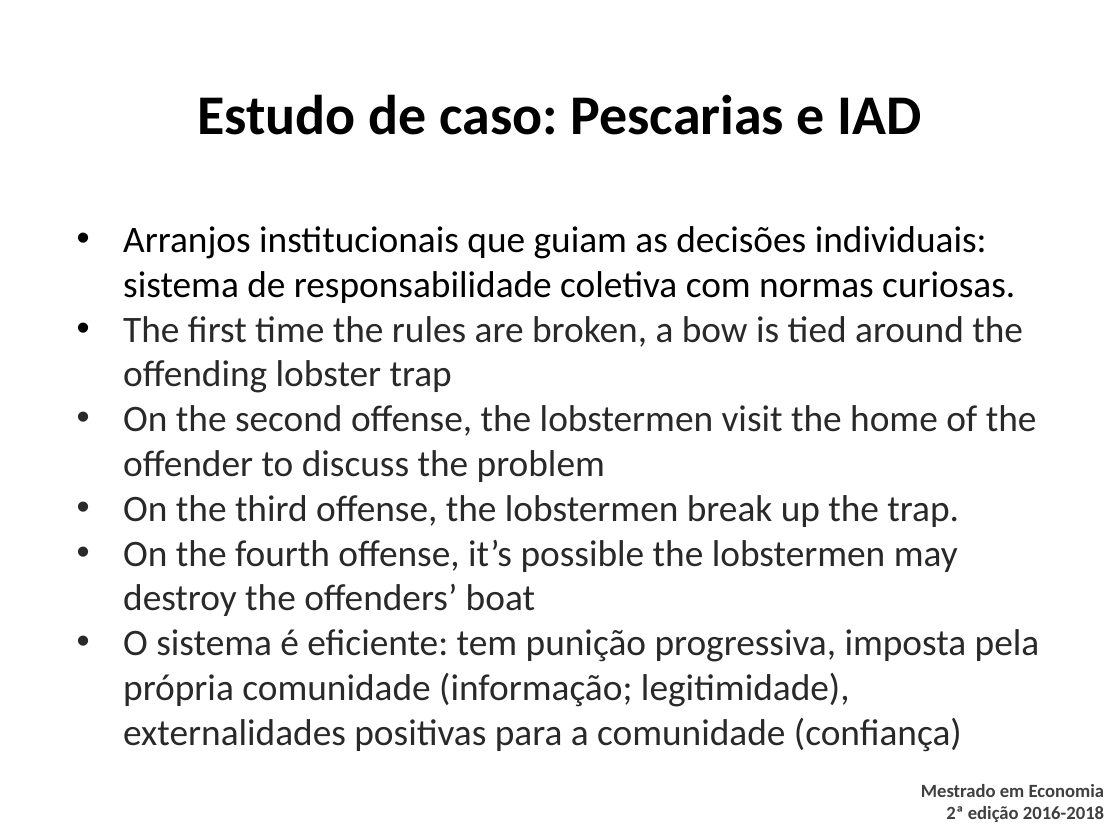
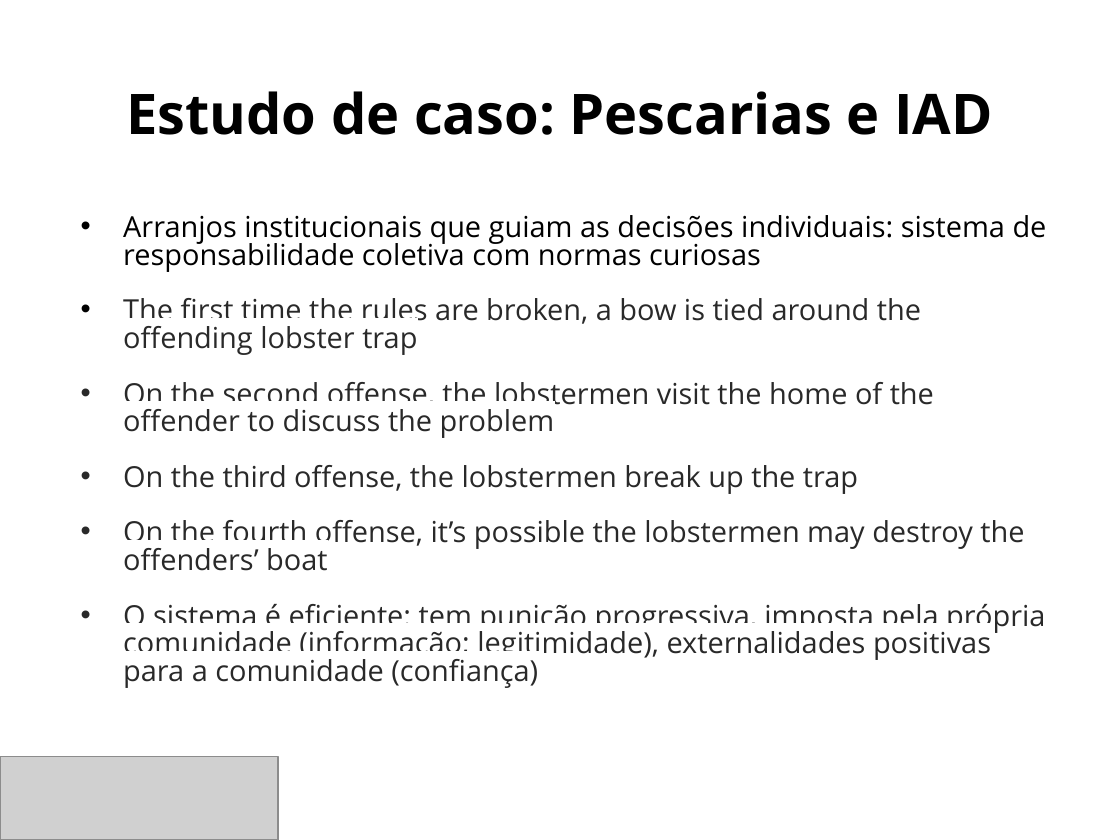
Before and after one commit to danilofreire/omma, a slide deck: slide 17 of sessoes-05-06/sessao-06.pptx. Drawn at 1120x840 pixels with LibreOffice and Linux fonts; fonts in the diff are those of the drawing; grey boxes stand for pictures; background and template pictures are left out. Boxes give left, top, right and bottom in pixels: in the first picture for what was removed or moved away, otherwise in the second. Text is boxed around its words. In the diff, an @@ line names an element or a change of style, - is before the commit and + after.

```diff
--- a/sessoes-05-06/sessao-06.pptx
+++ b/sessoes-05-06/sessao-06.pptx
@@ title "Estudo de caso: Pescarias e ..." at (126,91,993,135): font Calibri to Open Sans @@
@@ text at (123,215,1047,272): text changed; size 24 to 18.6 pt; font Calibri to Open Sans @@
-• Arranjos institucionais que guiam as decisões individuais: sistema de responsabilidade coletiva com normas curiosas.
+• Arranjos institucionais que guiam as decisões individuais: sistema de responsabilidade coletiva com normas curiosas
@@ text at (123,298,1045,688): size 24 to 18.6 pt, font Calibri to Open Sans in "The first time the rules are broken, ...", "On the second offense, the lobstermen visit ...", "On the fourth offense, it’s possible the ...", "O sistema é eficiente: tem punição progressiva, ..."; indent changed; line spacing 1 to 0.8 @@
@@ text at (123,465,858,494): text changed; size 24 to 18.6 pt; font Calibri to Open Sans @@
-• On the third offense, the lobstermen break up the trap.
+• On the third offense, the lobstermen break up the trap
@@ picture added at (0,756,278,840) @@
@@ text removed at (921,784,1105,822) @@
-Mestrado em Economia
-2ª edição 2016-2018
```
Also in this commit, not shown: 17 other slides changed, 36 other files.
